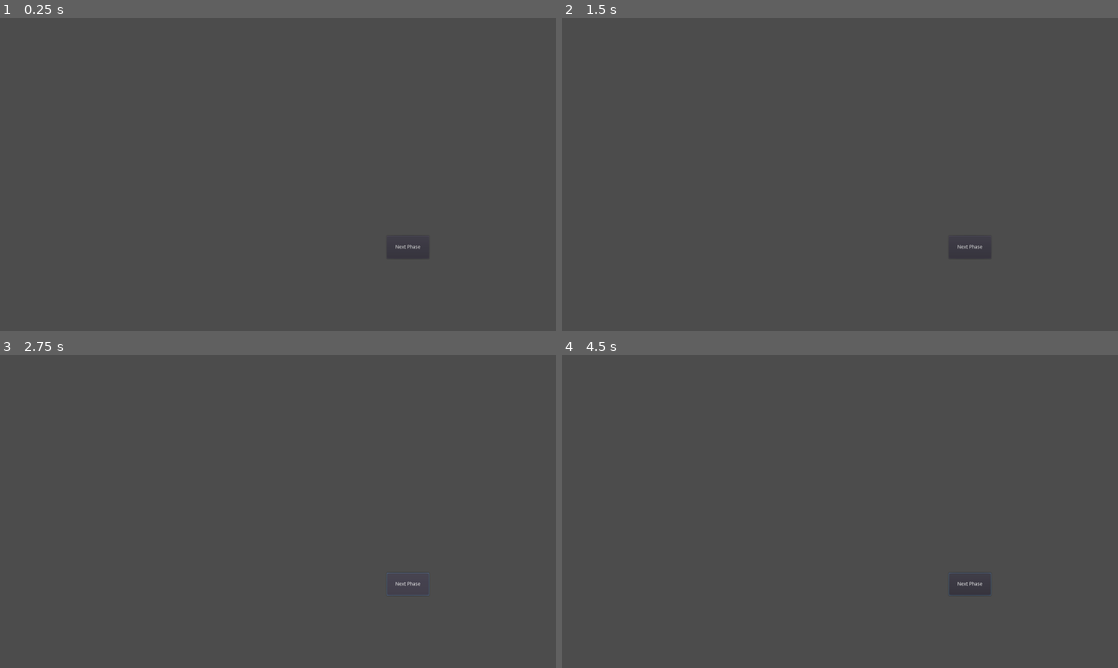
Above: before the commit, frames 1-4 (two rows, left to right).
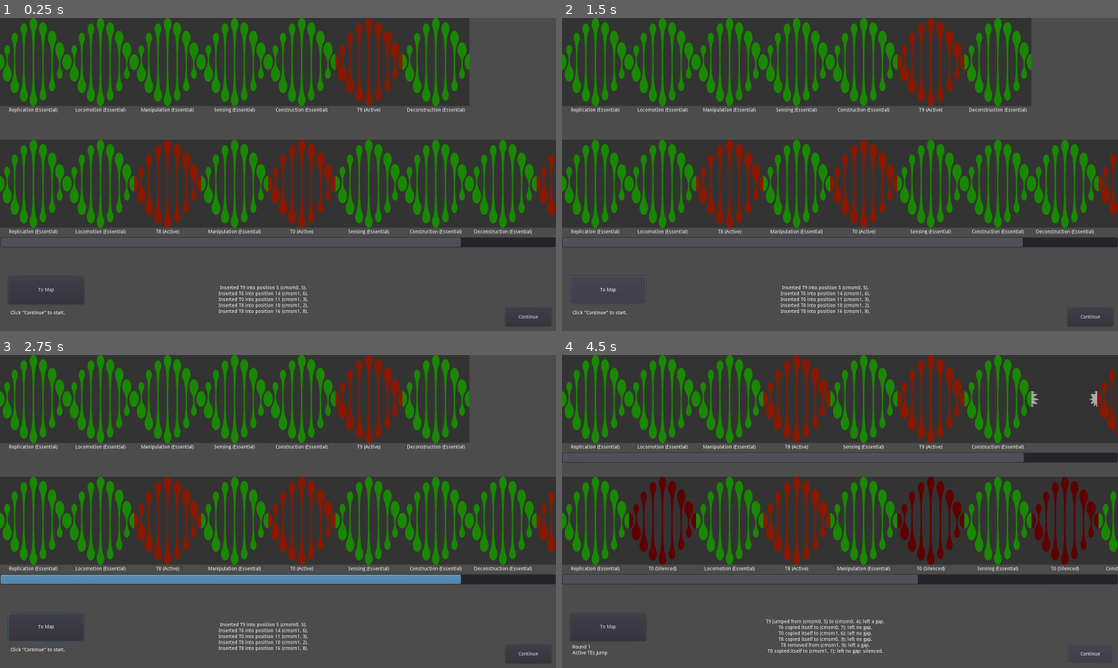
Above: after the commit, the same moments.

Repository: zachadel/GenomeEvolution
Game: Godot game, scene res://Scenes/Main.tscn
Same seed, same stepped clock (60 frames per second), same inputs: the game is played once before the commit and once after it. This scene is started directly instead of the project's main scene. The engine's default icon, where the game draws it, is replaced by a stand-in: a white triangle on a blue panel in a dark square.
Inputs (mouse positions are in pixels of both pictures, inside the frame that each line leads up to):
- Up to frame 1 (0.25 s): no input
- Up to frame 2 (1.5 s): click (606, 290) at 0.5 s, where only the run after the commit has a clickable "To Map"; click (606, 290) at 1.25 s, where only the run after the commit has a clickable "To Table"
- Up to frame 3 (2.75 s): click (405, 583) at 2 s, where only the run before the commit has a clickable "Next Phase"
- Up to frame 4 (4.5 s): click (967, 583) at 2.75 s, where only the run before the commit has a clickable "Next Phase"; click (1090, 655) at 3.5 s, where only the run after the commit has a clickable "Continue"; click (1090, 655) at 4.25 s, where only the run after the commit has a clickable "Continue"

The runs differ from the first frame. In frame 1, 54% of the frame differs, in the area x 0-100%, y 0-99%; in frame 2, 54%; in frame 3, 56%; in frame 4, 59%.
Error before the commit: Parse Error: The identifier "gainTE" isn't declared in the current scope. (res://Scripts/Main.gd:31)

Commit message:
Merged the world map and card table scene.

Diff:
--- a/Scenes/CardTable.tscn
+++ b/Scenes/CardTable.tscn
@@ -24,7 +24,7 @@
 } ]
 }
 
-[node name="Control" type="Control"]
+[node name="Card_Table_Control" type="Control"]
 
 anchor_left = 0.0
 anchor_top = 0.0
--- a/Scenes/Main.tscn
+++ b/Scenes/Main.tscn
@@ -1,29 +1,48 @@
-[gd_scene load_steps=4 format=2]
+[gd_scene load_steps=2 format=2]
 
 [ext_resource path="res://Scripts/Main.gd" type="Script" id=1]
-[ext_resource path="res://Scenes/Gene.tscn" type="PackedScene" id=2]
-[ext_resource path="res://Scenes/Chromosome.tscn" type="PackedScene" id=3]
 
-[node name="Main" type="Node"]
+[node name="Control" type="Control" index="0"]
 
+anchor_left = 0.0
+anchor_top = 0.0
+anchor_right = 1.0
+anchor_bottom = 1.0
+rect_pivot_offset = Vector2( 0, 0 )
+rect_clip_content = false
+mouse_filter = 0
+mouse_default_cursor_shape = 0
+size_flags_horizontal = 1
+size_flags_vertical = 1
 script = ExtResource( 1 )
-Gene = ExtResource( 2 )
 
-[node name="chromosome" parent="." index="0" instance=ExtResource( 3 )]
+[node name="CardTable" type="CanvasLayer" parent="." index="0"]
 
-margin_top = 2.0
-margin_bottom = 722.0
+layer = 1
+offset = Vector2( 0, 0 )
+rotation = 0.0
+scale = Vector2( 1, 1 )
+transform = Transform2D( 1, 0, 0, 1, 0, 0 )
 
-[node name="next_phase" type="Button" parent="." index="1"]
+[node name="UI" type="CanvasLayer" parent="." index="1"]
+
+editor/display_folded = true
+layer = 1
+offset = Vector2( 0, 0 )
+rotation = 0.0
+scale = Vector2( 1, 1 )
+transform = Transform2D( 1, 0, 0, 1, 0, 0 )
+
+[node name="modeSwitch" type="Button" parent="UI" index="0"]
 
 anchor_left = 0.0
 anchor_top = 0.0
 anchor_right = 0.0
 anchor_bottom = 0.0
-margin_left = 1113.0
-margin_top = 626.0
-margin_right = 1235.0
-margin_bottom = 692.0
+margin_left = 24.0
+margin_top = 742.0
+margin_right = 242.0
+margin_bottom = 823.0
 rect_pivot_offset = Vector2( 0, 0 )
 rect_clip_content = false
 focus_mode = 2
@@ -35,55 +54,8 @@
 enabled_focus_mode = 2
 shortcut = null
 group = null
-text = "Next Phase"
+text = "To "
 flat = false
 align = 1
 
-[node name="score_text" type="Label" parent="." index="2"]
-
-anchor_left = 0.0
-anchor_top = 0.0
-anchor_right = 0.0
-anchor_bottom = 0.0
-margin_left = 515.0
-margin_top = 20.0
-margin_right = 765.0
-margin_bottom = 70.0
-rect_pivot_offset = Vector2( 0, 0 )
-rect_clip_content = false
-mouse_filter = 2
-mouse_default_cursor_shape = 0
-size_flags_horizontal = 1
-size_flags_vertical = 4
-custom_colors/font_color = Color( 1, 1, 1, 1 )
-align = 1
-valign = 1
-percent_visible = 1.0
-lines_skipped = 0
-max_lines_visible = -1
-
-[node name="phase" type="Label" parent="." index="3"]
-
-anchor_left = 0.0
-anchor_top = 0.0
-anchor_right = 0.0
-anchor_bottom = 0.0
-margin_left = 515.0
-margin_top = 100.0
-margin_right = 765.0
-margin_bottom = 150.0
-rect_pivot_offset = Vector2( 0, 0 )
-rect_clip_content = false
-mouse_filter = 2
-mouse_default_cursor_shape = 0
-size_flags_horizontal = 1
-size_flags_vertical = 4
-custom_colors/font_color = Color( 1, 1, 1, 1 )
-align = 1
-valign = 1
-percent_visible = 1.0
-lines_skipped = 0
-max_lines_visible = -1
-_sections_unfolded = [ "Rect" ]
-
-[connection signal="button_down" from="next_phase" to="." method="_on_next_phase_button_down"]
+[connection signal="pressed" from="UI/modeSwitch" to="." method="_on_modeSwitch_pressed"]
--- a/Scenes/WorldMap.tscn
+++ b/Scenes/WorldMap.tscn
@@ -2,15 +2,16 @@
 
 [ext_resource path="res://Scripts/WorldMap.gd" type="Script" id=1]
 
-[node name="Control" type="Control" index="0"]
+[node name="World_Map_Control" type="Control"]
 
-anchor_left = 0.0
-anchor_top = 0.0
-anchor_right = 0.0
-anchor_bottom = 0.0
-margin_top = 1.0
-margin_right = 1600.0
-margin_bottom = 901.0
+anchor_left = 0.5
+anchor_top = 0.5
+anchor_right = 0.5
+anchor_bottom = 0.5
+margin_left = -800.0
+margin_top = -450.0
+margin_right = 800.0
+margin_bottom = 450.0
 rect_pivot_offset = Vector2( 0, 0 )
 rect_clip_content = false
 mouse_filter = 0
@@ -18,46 +19,3 @@
 size_flags_horizontal = 1
 size_flags_vertical = 1
 script = ExtResource( 1 )
-_sections_unfolded = [ "Rect" ]
-
-[node name="Timer" type="Timer" parent="." index="0"]
-
-process_mode = 1
-wait_time = 1.0
-one_shot = false
-autostart = false
-
-[node name="CanvasLayer" type="CanvasLayer" parent="." index="1"]
-
-layer = 1
-offset = Vector2( 0, 0 )
-rotation = 0.0
-scale = Vector2( 1, 1 )
-transform = Transform2D( 1, 0, 0, 1, 0, 0 )
-
-[node name="gameButton" type="Button" parent="CanvasLayer" index="0"]
-
-anchor_left = 0.0
-anchor_top = 0.0
-anchor_right = 0.0
-anchor_bottom = 0.0
-margin_left = 1250.0
-margin_top = 751.0
-margin_right = 1550.0
-margin_bottom = 851.0
-rect_pivot_offset = Vector2( 0, 0 )
-rect_clip_content = false
-focus_mode = 2
-mouse_filter = 0
-mouse_default_cursor_shape = 0
-size_flags_horizontal = 1
-size_flags_vertical = 1
-toggle_mode = false
-enabled_focus_mode = 2
-shortcut = null
-group = null
-text = "Back to Chromosome"
-flat = false
-align = 1
-
-[connection signal="pressed" from="CanvasLayer/gameButton" to="." method="_on_gameButton_pressed"]
--- a/Scripts/Main.gd
+++ b/Scripts/Main.gd
@@ -1,65 +1,39 @@
 extends Node
 
-export (PackedScene) var Gene
+enum GSTATE {
+	TABLE,
+	MAP
+};
 
-enum GAME_STATE{
-	start,
-	gainTE,
-	jumpingTE,
-	repairBreaks,
-	environmentBreaks,
-	repairEnvBreaks,
-	recombination,
-	evolve
-}
-
-var game_state = GAME_STATE.start
-var has_changed = false
-var game_over = false
-var score = 0
+var card_table_scene = preload("res://Scenes/CardTable.tscn")
+var world_tile_scene = preload("res://Scenes/WorldMap.tscn")
+var card_table
+var world_map
+var gstate = GSTATE.TABLE
+var state_label = ["Map", "Table"]
+var button
 
 func _ready():
-	randomize()
-	game_over = false
-	$score_text.text = "Score: " + str(score)
-	game_state = GAME_STATE.gainTE
-	$phase.text = "Phase: " + str(game_state)
+	card_table = card_table_scene.instance()
+	$CardTable.add_child(card_table)
 
-func _process(delta):
-	if has_changed:
-		match game_state:
-			gainTE:
-				$phase.text = str(game_state)
-				$chromosome.add_TE()
-				game_state = GAME_STATE.jumpingTE
-				pass
-			jumpingTE:
-				$phase.text = str(game_state)
-				game_state = GAME_STATE.repairBreaks
-				pass
-			repairBreaks:
-				$phase.text = str(game_state)
-				game_state = GAME_STATE.environmentBreaks
-				pass
-			environmentBreaks:
-				$phase.text = str(game_state)
-				game_state = GAME_STATE.repairEnvBreaks
-				pass
-			repairEnvBreaks:
-				$phase.text = str(game_state)
-				game_state = GAME_STATE.recombination
-				pass
-			recombination:
-				$phase.text = str(game_state)
-				game_state = GAME_STATE.evolve
-				pass
-			evolve:
-				$phase.text = str(game_state)
-				pass
-		has_changed = false
+	world_map = world_tile_scene.instance()
+	add_child(world_map)
+	world_map.hide()
 
-func _on_next_phase_button_down():
-	has_changed = true
+	button = $UI/modeSwitch
+	button.text += state_label[0]
 
-func scoring():
-	pass
+func _on_modeSwitch_pressed():
+
+	match(gstate):
+		GSTATE.TABLE:
+			card_table.hide()
+			world_map.show()
+			gstate = GSTATE.MAP
+			button.text = "To " + state_label[1]
+		GSTATE.MAP:
+			world_map.hide()
+			card_table.show()
+			gstate = GSTATE.TABLE
+			button.text = "To " + state_label[0]
--- a/Scripts/WorldMap.gd
+++ b/Scripts/WorldMap.gd
@@ -14,9 +14,6 @@
 var hex_vec_pos = [Vector2(0, -2), Vector2(sqrt(3), -1), Vector2(sqrt(3), 1), Vector2(0, 2), Vector2(-sqrt(3), 1), Vector2(-sqrt(3), -1)]
 
 func _ready():
-	timer = get_node("Timer")
-	timer.set_wait_time(2)
-	timer.connect("timeout", self, "_on_Timer_timeout")
 
 	var temp_node = world_tile_scene.instance()
 	tile_sprite_size = temp_node.get_node("Area2D").get_node("Sprite").get_texture().get_size()
@@ -61,10 +58,3 @@
 			add_child(center.neighbors[i])
 			center.neighbors[i].position.x = center.position.x + hex_vec_pos[i].x * unit_len
 			center.neighbors[i].position.y = center.position.y + hex_vec_pos[i].y * unit_len
-
-func _on_gameButton_pressed():
-	timer.start()
-	hide()
-
-func _on_Timer_timeout():
-	show()
--- a/Scripts/WorldTile.gd
+++ b/Scripts/WorldTile.gd
@@ -1,6 +1,6 @@
 extends Node2D
 
-var tile_type_colors = [Color(0, 0, 1), Color(0, 0.75, 0), Color(1, 0.5, 0.15)]
+var tile_type_colors = [Color(0, 0, .75), Color(0, 0.75, 0), Color(1, 0.5, 0.15)]
 var map_ndx = Vector2(0.0, 0.0)
 var neighbors = [null, null, null, null, null, null]
 
@@ -14,6 +14,6 @@
 
 func _on_Area2D_input_event(viewport, event, shape_idx):
 	if event.is_action_pressed("mouse_left"):
-		get_tree().get_root().get_node("Control/Player").position = position
-		get_tree().get_root().get_node("Control/Player").tile_ndx = map_ndx
-		get_tree().get_root().get_node("Control").has_moved = true
+		get_tree().get_root().get_node("Control/World_Map_Control/Player").position = position
+		get_tree().get_root().get_node("Control/World_Map_Control/Player").tile_ndx = map_ndx
+		get_tree().get_root().get_node("Control/World_Map_Control").has_moved = true
